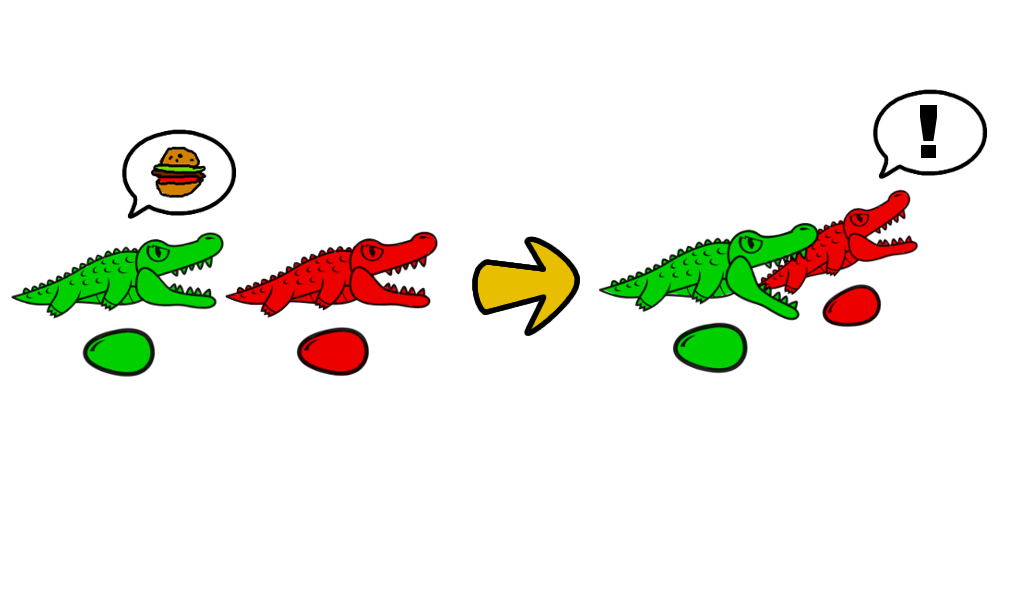
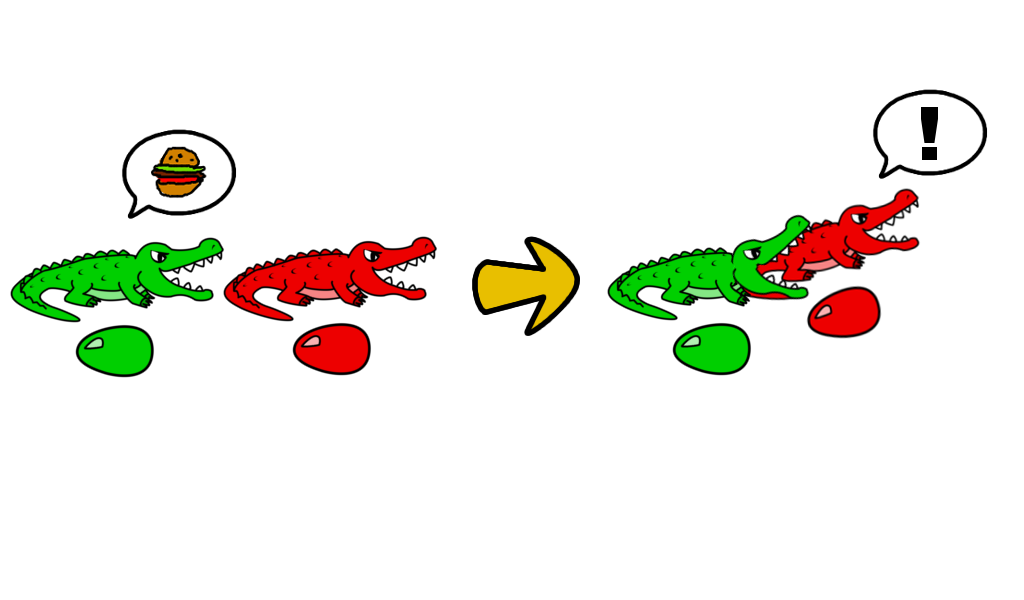
Revision of a layered (1024, 600) image; what changed, layer by layer:
removed layer "Eingefügte Ebene#9" over [598, 222, 819, 374]
added layer "Eingefügte Ebene #6" above "Eingefügte Ebene #5" over [730, 214, 813, 282]
added layer "Eingefügte Ebene #5" above "Eingefügte Ebene #3" over [731, 260, 810, 301]
added layer "Eingefügte Ebene #3" above "Eingefügte Ebene #2" over [607, 244, 805, 376]
renamed "Eingefügte Ebene#3" to "Eingefügte Ebene #2", moved it above "Eingefügte Ebene #4", painted on it over [10, 232, 225, 378]
added layer "Eingefügte Ebene #4" above "Eingefügte Ebene #1" over [729, 188, 921, 340]
renamed "Eingefügte Ebene#4" to "Eingefügte Ebene #1", moved it above "Eingefügte Ebene", painted on it over [223, 231, 438, 376]
removed layer "Eingefügte Ebene-Kopie" over [296, 326, 370, 377]
removed layer "Eingefügte Ebene#5" over [228, 232, 438, 376]
removed layer "Eingefügte Ebene#7" over [752, 189, 919, 328]
painted on "!" over [920, 105, 938, 160]
